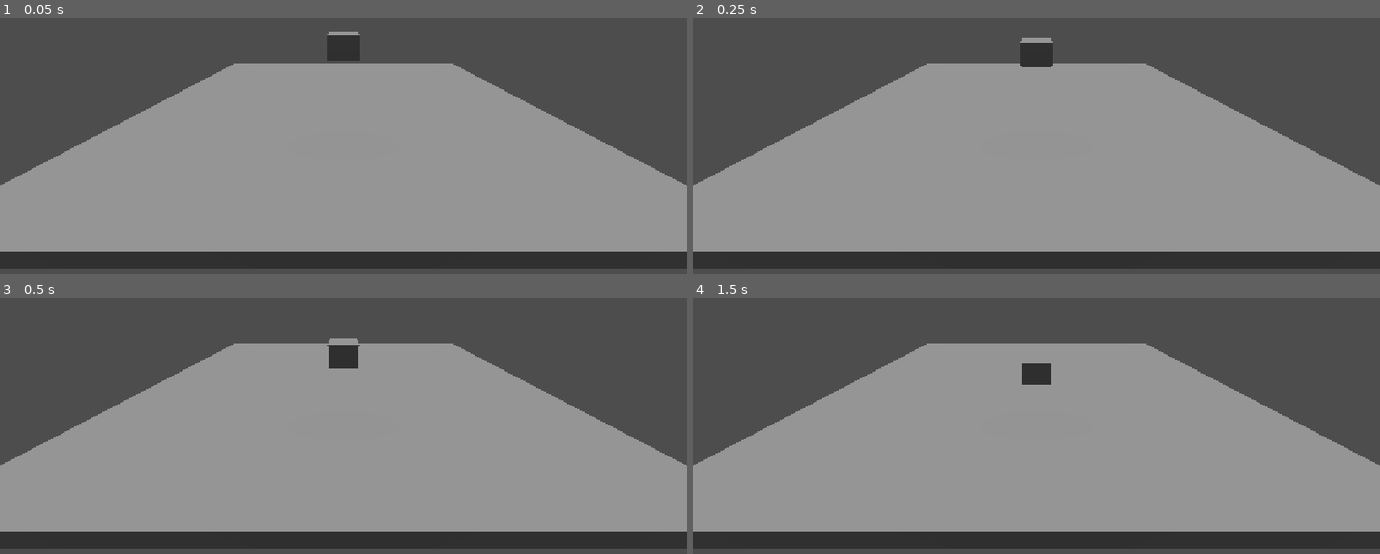
Above: before the commit, frames 1-4 (two rows, left to right).
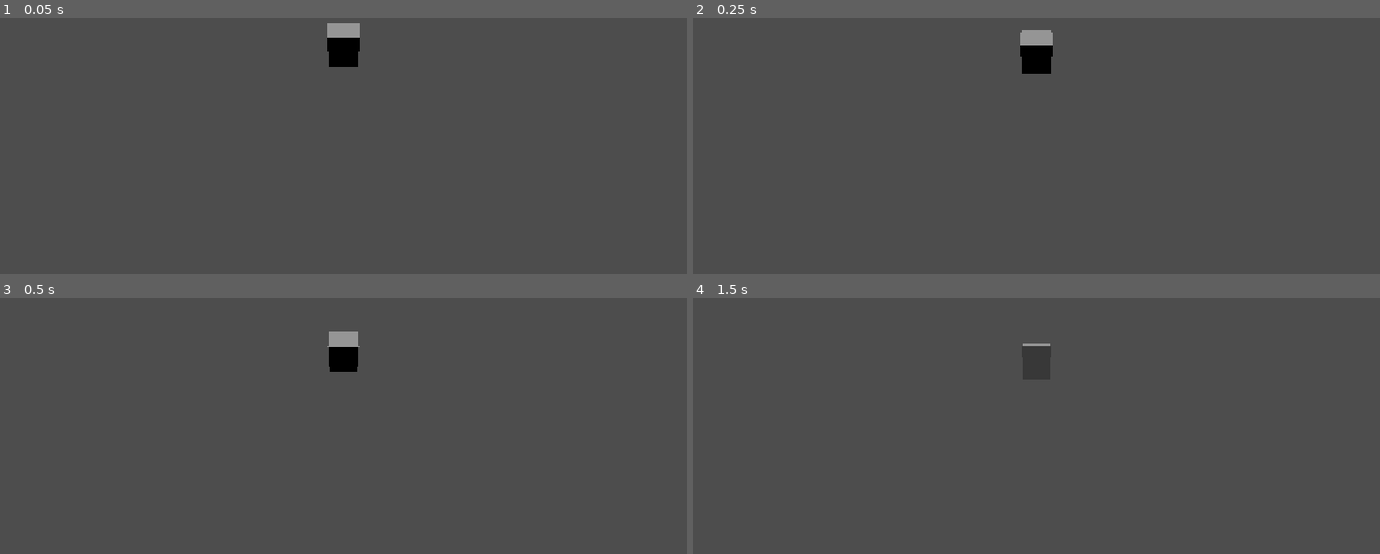
Above: after the commit, the same moments.

Repository: 17Dodecahedrons/Spieleentwicklungskurs
Game: Godot game, scene res://szenen/level_1.tscn
Same seed, same stepped clock (60 frames per second), same inputs: the game is played once before the commit and once after it. The project has no main scene, so this scene is started directly.
Inputs:
- Up to frame 1 (0.05 s): no input
- Up to frame 2 (0.25 s): no input
- Up to frame 3 (0.5 s): no input
- Up to frame 4 (1.5 s): no input

The runs differ from the first frame. In frame 1, 65% of the frame differs, in the area x 0-100%, y 2-98%; in frame 2, 64%; in frame 3, 64%; in frame 4, 64%.

Commit message:
removed box scene

Diff:
--- a/szenen/box_1.tscn
+++ /dev/null
@@ -1,21 +0,0 @@
-[gd_scene format=3 uid="uid://cg4s34hmgjgmg"]
-
-[sub_resource type="StandardMaterial3D" id="StandardMaterial3D_pf4r3"]
-albedo_color = Color(0.25882354, 1, 1, 1)
-
-[sub_resource type="BoxMesh" id="BoxMesh_g4v7s"]
-material = SubResource("StandardMaterial3D_pf4r3")
-size = Vector3(1.3, 1, 1.5)
-
-[sub_resource type="BoxShape3D" id="BoxShape3D_pf4r3"]
-size = Vector3(1.3, 1, 1.5)
-
-[node name="Box1" type="Node3D" unique_id=1886901815]
-
-[node name="RigidBody3D" type="RigidBody3D" parent="." unique_id=1729102894]
-
-[node name="MeshInstance3D" type="MeshInstance3D" parent="RigidBody3D" unique_id=168233386]
-mesh = SubResource("BoxMesh_g4v7s")
-
-[node name="CollisionShape3D" type="CollisionShape3D" parent="RigidBody3D" unique_id=1505988222]
-shape = SubResource("BoxShape3D_pf4r3")
--- a/szenen/level_1.tscn
+++ b/szenen/level_1.tscn
@@ -15,6 +15,7 @@
 [node name="Level1" type="Node3D" unique_id=965764355]
 
 [node name="Boden" type="StaticBody3D" parent="." unique_id=766895778]
+visible = false
 
 [node name="MeshInstance3D" type="MeshInstance3D" parent="Boden" unique_id=237442466]
 mesh = SubResource("BoxMesh_g4v7s")
@@ -29,7 +30,7 @@
 transform = Transform3D(1, 0, 0, 0, 0.09521139, 0.9954571, 0, -0.9954571, 0.09521139, 0, 6.0242944, -18.125881)
 
 [node name="RigidBody3D" type="RigidBody3D" parent="." unique_id=470304058]
-transform = Transform3D(1, 0, 0, 0, 1, 0, 0, 0, 1, 0, 2.679957, 0)
+transform = Transform3D(1, 0, 0, 0, -0.4934669, -0.8697646, 0, 0.8697646, -0.4934669, 0, 2.679957, 0)
 
 [node name="MeshInstance3D" type="MeshInstance3D" parent="RigidBody3D" unique_id=1103332955]
 mesh = SubResource("BoxMesh_m8f83")
